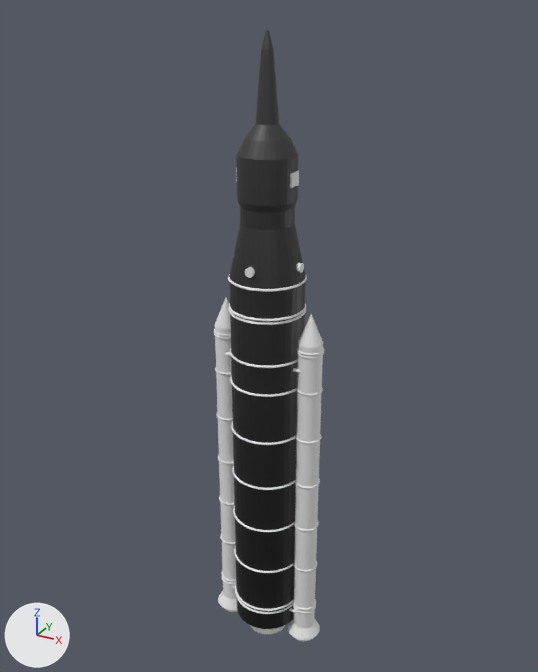
A saved change to the Blender file obj_rocket_01.blend.
Camera for both pictures: a 50 mm camera at (72.7, -131.5, 151.2) aimed at (-1.7, 3.7, 83.6). Every picture has the same lights, and +X, +Y and +Z are marked at lower left. The picture after the commit comes second.

The older version as bpy lines, for what is in view:
```python
ob_cone_003 = bpy.data.objects.new('Cone.003', me_cone_004)
ob_cone_003.location = (0.0, 0.0, 7.8)
ob_cone_003.rotation_euler = (0.0, 0.0, -2.428)  # degrees (0, 0, -139)
ob_cone_003.scale = (4.95, 4.95, 4.07)
ob_cone_004 = bpy.data.objects.new('Cone.004', me_cone_008)
ob_cone_004.location = (10.5, 0.0, 9.7)
ob_cone_004.scale = (4.1, 4.1, 3.56)
ob_cone_005 = bpy.data.objects.new('Cone.005', me_cone_009)
ob_cone_005.location = (-10.5, 0.0, 9.7)
ob_cone_005.scale = (4.1, 4.1, 3.56)
ob_cone_008 = bpy.data.objects.new('Cone.008', me_cone_013)
ob_cone_008.location = (10.5, 0.0, 89.4)
ob_cone_008.scale = (2.69, 2.69, 3.32)
ob_cone_009 = bpy.data.objects.new('Cone.009', me_cone_018)
ob_cone_009.location = (-10.5, 0.0, 89.4)
ob_cone_009.scale = (2.69, 2.69, 3.32)
ob_cube_001 = bpy.data.objects.new('Cube.001', me_cube_001)
ob_cube_001.location = (0.0, 0.0, 120.4)
ob_cube_001.scale = (6.35, 1.53, 1.42)
ob_cylinder = bpy.data.objects.new('Cylinder', me_cylinder)
ob_cylinder.location = (0.0, 0.0, 40.7)
ob_cylinder.scale = (8.08, 8.07, 32.1)
ob_cylinder_005 = bpy.data.objects.new('Cylinder.005', me_cylinder_006)
ob_cylinder_005.location = (10.5, 0.0, 40.7)
ob_cylinder_005.rotation_euler = (0.0, 0.0, -2.428)  # degrees (0, 0, -139)
ob_cylinder_005.scale = (2.69, 2.69, 32.1)
ob_cylinder_006 = bpy.data.objects.new('Cylinder.006', me_cylinder_005)
ob_cylinder_006.location = (-10.5, 0.0, 40.7)
ob_cylinder_006.rotation_euler = (0.0, 0.0, -2.428)  # degrees (0, 0, -139)
ob_cylinder_006.scale = (2.69, 2.69, 32.1)
```
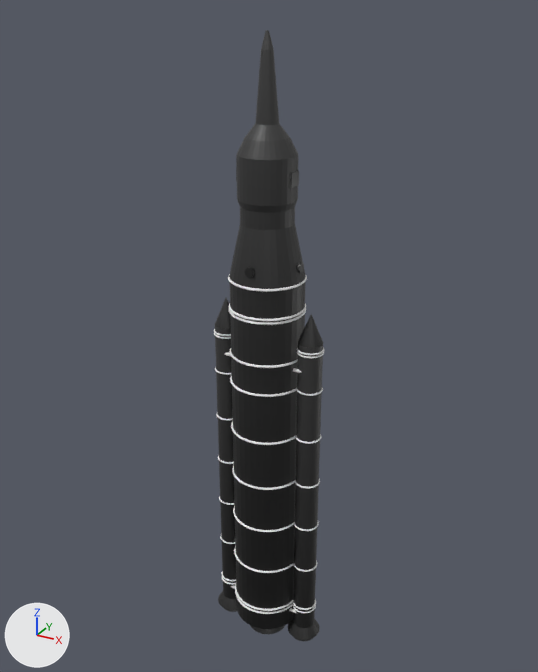
Commit message: added colour

What differs and where, as boxes (x1, y1, x2, y2) in the pictures (538 x 672 px):
'Cylinder.005', recoloured, surface changed (white to black)
    both: (293, 344, 323, 628)
'Cylinder.006', recoloured, surface changed (white to black)
    both: (215, 326, 237, 599)
'Cone.008', recoloured, surface changed (white to black)
    both: (298, 314, 323, 348)
'Cone.004', recoloured (white to black)
    both: (288, 619, 320, 640)
'Cone.009', recoloured, surface changed (white to black)
    both: (215, 298, 231, 329)
'Cone.005', recoloured (white to black)
    both: (218, 591, 237, 610)
'Cube.001', surface changed
    both: (236, 167, 299, 188)
'Cone.003', recoloured
    both: (250, 625, 285, 634)
'Cylinder.003', recoloured, surface changed
    both: (245, 267, 255, 278)
'Cylinder.001', recoloured, surface changed
    both: (296, 263, 304, 273)

Edits to the bpy script that builds the scene:
```text
Change mat_material_003:
    remove mat_material_003.base_color = (0.8, 0.8, 0.8)  # white #e7e7e7
    add mat_material_003.texture = img_color_palette_png
Change me_cone_004:
    where me_cone_004.from_pydata(...)  # 33 vertices, 33 faces; spans x -1.0..1.0, y -1.0..1.0, z -1.0..1.0
    add me_cone_004.materials.append(mat_material_011)  # picture img_color_palette_png
Change me_cylinder_006:
    where me_cylinder_006.from_pydata(...)  # 64 vertices, 34 faces; spans x -1.0..1.0, y -1.0..1.0, z -1.0..1.41
    used by ob_cylinder_005; location = (10.5, 0.0, 40.7); rotation_euler = (0.0, 0.0, -2.428), in degrees (0, 0, -139); scale = (2.69, 2.69, 32.1)
    me_cylinder_006 part 1: texture (UV) coordinates of 34 of 34 faces, centred in x -0.99..0.99, y -0.99..0.99, z -1.0..1.41, changed; they spanned u 0.0..1.0, v 0.01..1.0 and now span u 0.97..0.97, v 0.96..0.99
    add me_cylinder_006.materials.append(mat_material_007)  # picture img_color_palette_png
Change me_cylinder_005:
    where me_cylinder_005.from_pydata(...)  # 64 vertices, 34 faces; spans x -1.0..1.0, y -1.0..1.0, z -1.0..1.41
    used by ob_cylinder_006; location = (-10.5, 0.0, 40.7); rotation_euler = (0.0, 0.0, -2.428), in degrees (0, 0, -139); scale = (2.69, 2.69, 32.1)
    me_cylinder_005 part 2: texture (UV) coordinates of 34 of 34 faces, centred in x -0.99..0.99, y -0.99..0.99, z -1.0..1.41, changed; they spanned u 0.0..1.0, v 0.01..1.0 and now span u 0.96..0.96, v 0.96..0.99
    add me_cylinder_005.materials.append(mat_material_006)  # picture img_color_palette_png
Change me_cone_008:
    where me_cone_008.from_pydata(...)  # 33 vertices, 33 faces; spans x -1.0..1.0, y -1.0..1.0, z -1.0..1.0
    add me_cone_008.materials.append(mat_material_009)  # picture img_color_palette_png
Change me_cone_009:
    where me_cone_009.from_pydata(...)  # 33 vertices, 33 faces; spans x -1.0..1.0, y -1.0..1.0, z -1.0..1.0
    add me_cone_009.materials.append(mat_material_008)  # picture img_color_palette_png
Change me_cone_013:
    where me_cone_013.from_pydata(...)  # 33 vertices, 33 faces; spans x -1.0..1.0, y -1.0..1.0, z -1.0..1.0
    used by ob_cone_008; location = (10.5, 0.0, 89.4); scale = (2.69, 2.69, 3.32)
    me_cone_013 part 3: texture (UV) coordinates of 33 of 33 faces, centred in x -0.66..0.66, y -0.66..0.66, z -1.0..-0.33, changed; they spanned u 0.01..0.99, v 0.01..0.49 and now span u 0.96..0.97, v 0.97..0.98
    add me_cone_013.materials.append(mat_material_004)  # picture img_color_palette_png
Change me_cone_018:
    where me_cone_018.from_pydata(...)  # 33 vertices, 33 faces; spans x -1.0..1.0, y -1.0..1.0, z -1.0..1.0
    used by ob_cone_009; location = (-10.5, 0.0, 89.4); scale = (2.69, 2.69, 3.32)
    me_cone_018 part 4: texture (UV) coordinates of 33 of 33 faces, centred in x -0.66..0.66, y -0.66..0.66, z -1.0..-0.33, changed; they spanned u 0.01..0.99, v 0.01..0.49 and now span u 0.96..0.97, v 0.97..0.98
    add me_cone_018.materials.append(mat_material_005)  # picture img_color_palette_png
Change me_cylinder_011:
    where me_cylinder_011.from_pydata(...)  # 64 vertices, 34 faces; spans x -1.0..1.0, y -1.0..1.0, z -1.0..1.0
    used by ob_cylinder_001; location = (0.1, 0.0, 102.3); rotation_euler = (0.0, -1.571, 0.0), in degrees (0, -90, 0); scale = (1.0, 1.0, 7.97)
    me_cylinder_011 part 5: texture (UV) coordinates of 34 of 34 faces, centred in x -0.99..0.99, y -0.99..0.99, z -1.0..1.0, changed; they spanned u 0.0..1.0, v 0.01..1.0 and now span u 0.96..0.99, v 0.48..0.48
    add me_cylinder_011.materials.append(mat_material_015)  # picture img_color_palette_png
Change me_cylinder_013:
    where me_cylinder_013.from_pydata(...)  # 64 vertices, 34 faces; spans x -1.0..1.0, y -1.0..1.0, z -1.0..1.0
    used by ob_cylinder_003; location = (0.1, 0.0, 102.3); rotation_euler = (1.571, -1.571, 0.0), in degrees (90, -90, 0); scale = (1.0, 1.0, 7.97)
    me_cylinder_013 part 6: texture (UV) coordinates of 34 of 34 faces, centred in x -0.99..0.99, y -0.99..0.99, z -1.0..1.0, changed; they spanned u 0.0..1.0, v 0.01..1.0 and now span u 0.97..0.98, v 0.46..0.47
    add me_cylinder_013.materials.append(mat_material_014)  # picture img_color_palette_png
Change me_cube_001:
    where me_cube_001.from_pydata(...)  # 8 vertices, 6 faces; spans x -1.0..1.0, y -1.0..1.0, z -1.0..1.0
    used by ob_cube_001; location = (0.0, 0.0, 120.4); scale = (6.35, 1.53, 1.42)
    me_cube_001 part 7: texture (UV) coordinates of 6 of 6 faces, centred in x -1.0..1.0, y -1.0..1.0, z -1.0..1.0, changed; they spanned u 0.12..0.88, v 0.0..1.0 and now span u 0.89..0.93, v 0.97..0.98
```
